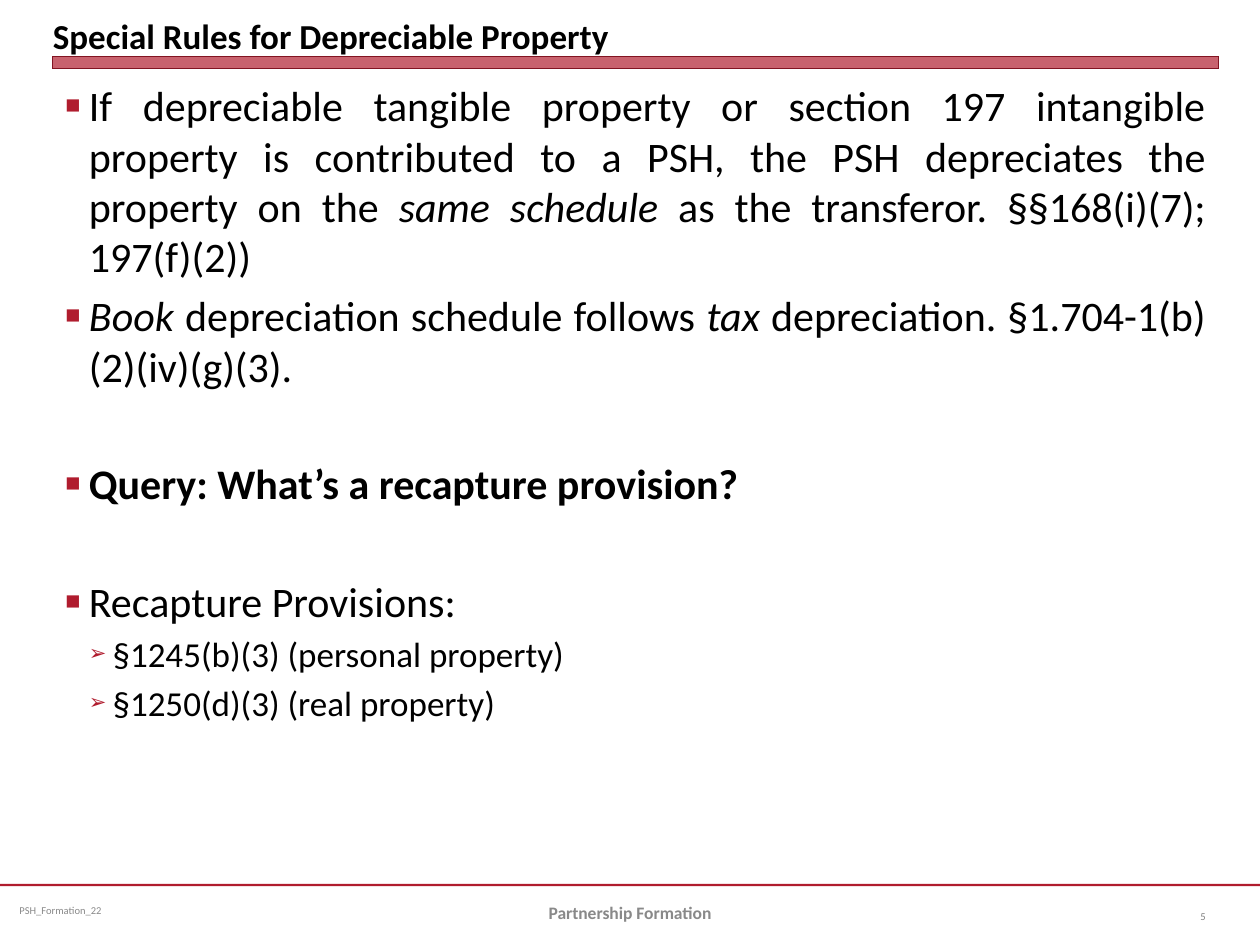
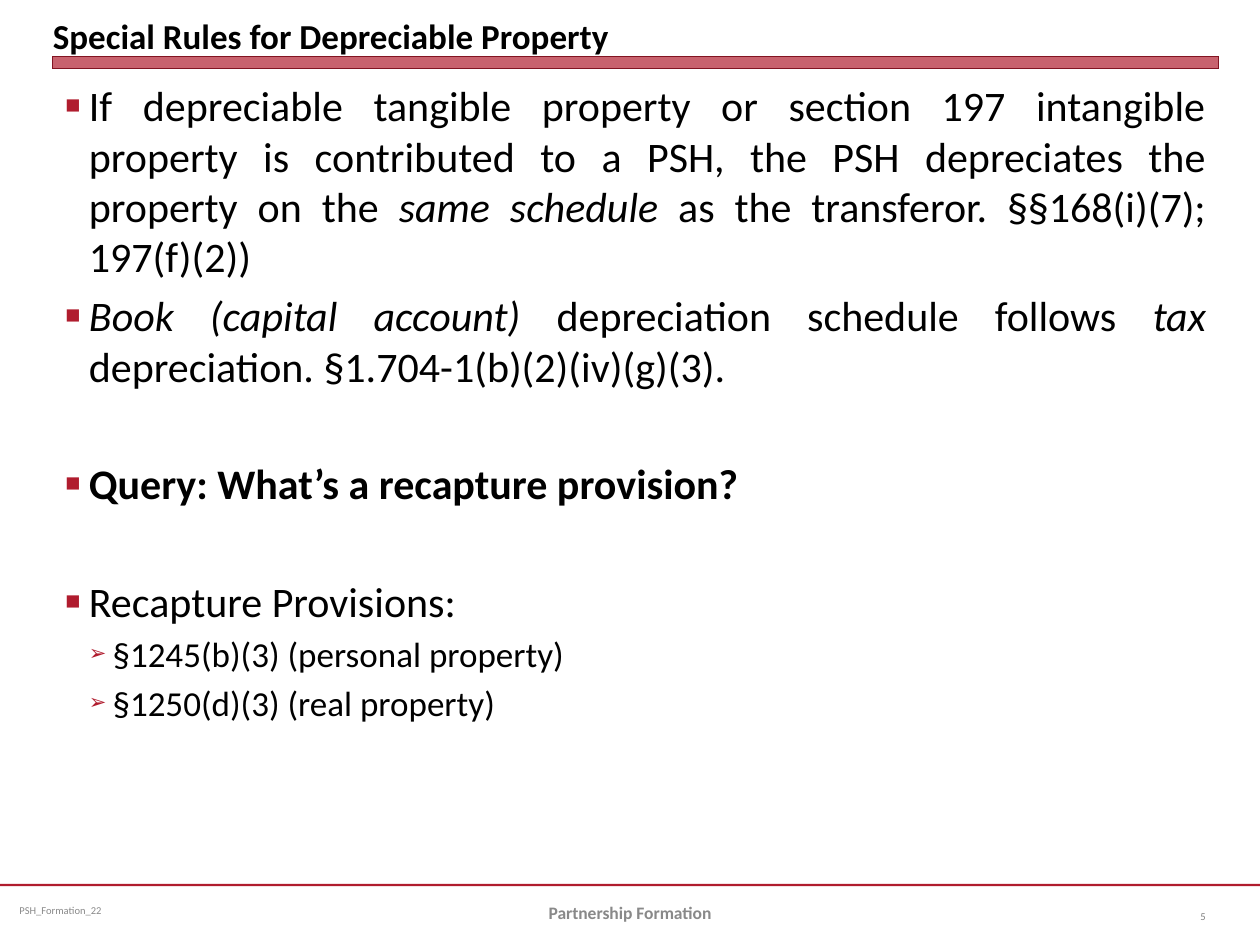
Before and after one commit to jmc877/Partnership-Tax, a slide deck: slide 5 of slides/PSH_Formation_22.pptx. Drawn at 1260x945 pixels with LibreOffice and Linux fonts; fonts in the diff are those of the drawing. Boxes give left, top, right and bottom in pixels: in the first picture for what was removed or moved away, otherwise in the second. Text is boxed around its words. In the diff, an @@ line names an element or a change of style, - is before the commit and + after.

```diff
--- a/slides/PSH_Formation_22.pptx
+++ b/slides/PSH_Formation_22.pptx
@@ text at <box>89,300,1206,390</box>: text changed @@
-■ Book depreciation schedule follows tax depreciation. §1.704-1(b)(2)(iv)(g)(3).
+■ Book (capital account) depreciation schedule follows tax depreciation. §1.704-1(b)(2)(iv)(g)(3).
```
Also in this commit, not shown: 3 other slides changed, 5 other files.
